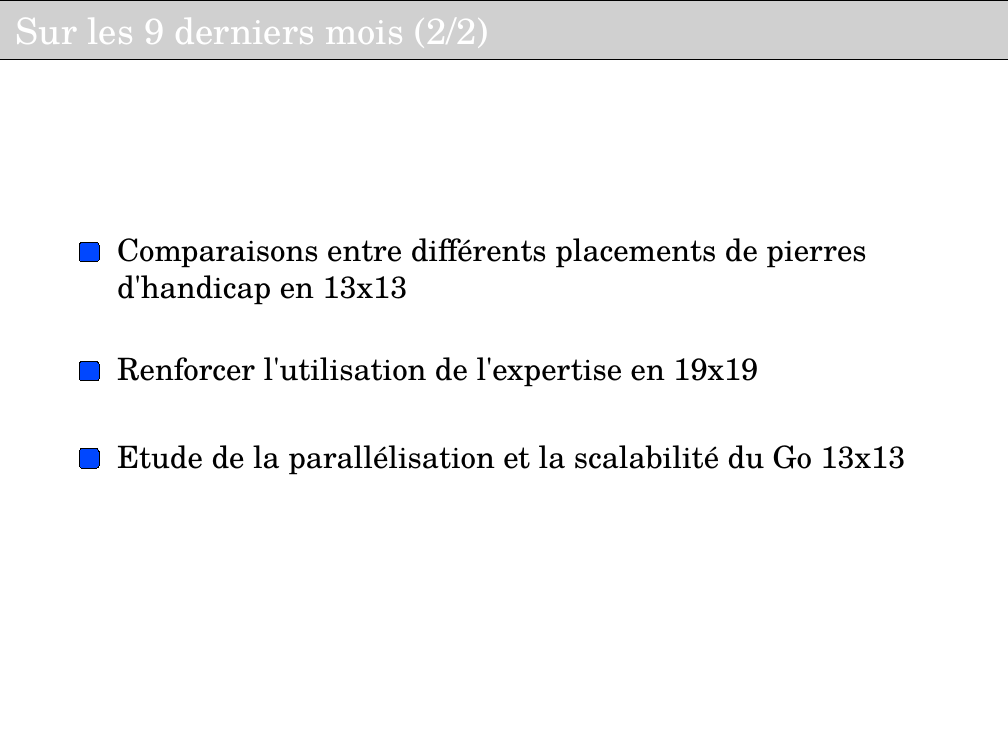
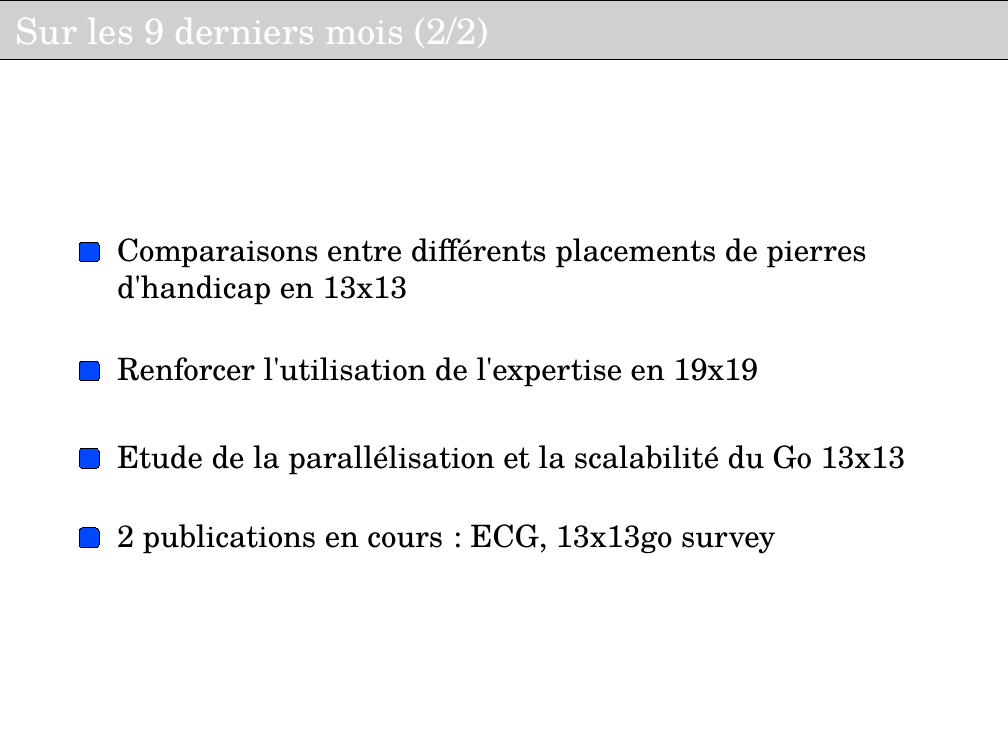
Before and after one commit to haspeleo/Android-Dev, a slide deck: slide 11 of MCTS/Soutenance_INRIA_V2.odp. Drawn at 1008x756 pixels with LibreOffice and Linux fonts; fonts in the diff are those of the drawing; grey boxes stand for pictures; background and template pictures are left out. Boxes give left, top, right and bottom in pixels: in the first picture for what was removed or moved away, otherwise in the second. Text is boxed around its words. In the diff, an @@ line names an element or a change of style, - is before the commit and + after.

```diff
--- a/MCTS/Soutenance_INRIA_V2.odp
+++ b/MCTS/Soutenance_INRIA_V2.odp
@@ rounded rectangle added at (x1=80, y1=528, x2=100, y2=548), fill #0047FF, outline #000000 0 pt @@
@@ text added at (x1=117, y1=524, x2=775, y2=554), 22 pt, text #000000 @@
+2 publications en cours : ECG, 13x13go survey
```
Also in this commit, not shown: 2 other slides changed, 1 slide added, 1 slide removed.
